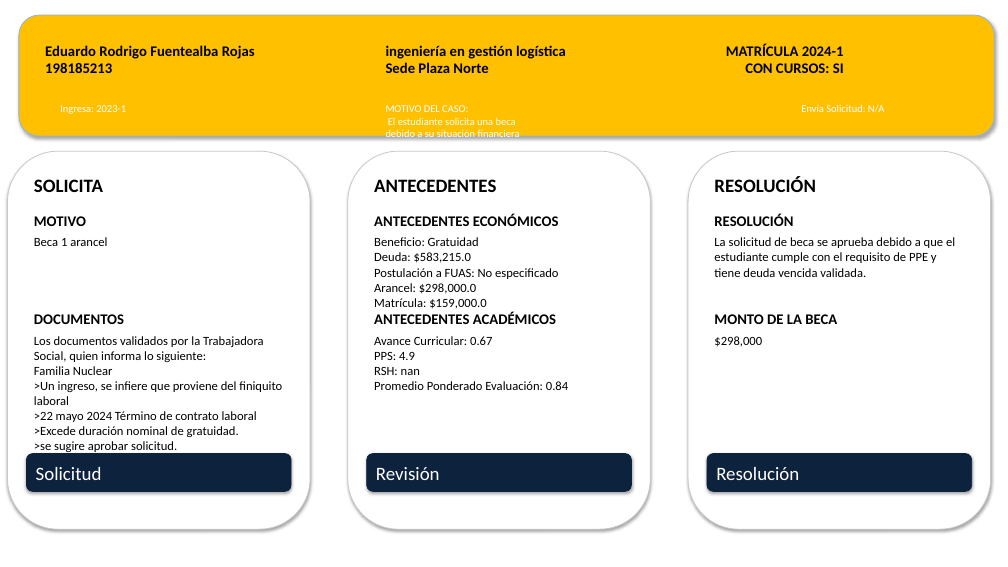
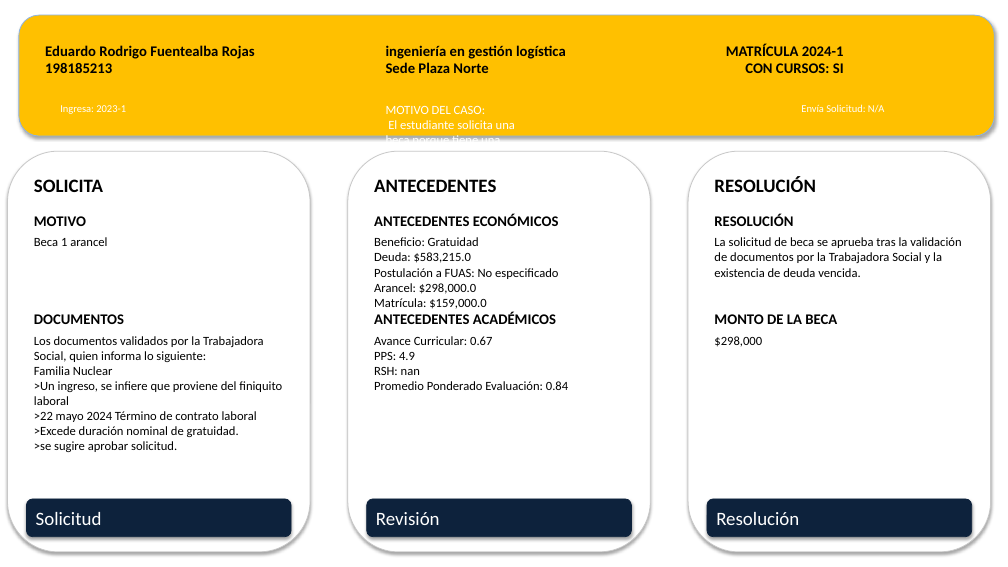
Before and after one commit to davidtroncosop/revdoc_ppt, a slide deck: slide 10 of propuestas_resolucion.pptx. Drawn at 1008x567 pixels with LibreOffice and Linux fonts; fonts in the diff are those of the drawing. Boxes give left, top, right and bottom in pixels: in the first picture for what was removed or moved away, otherwise in the second. Text is boxed around its words. In the diff, an @@ line names an element or a change of style, - is before the commit and + after.

Commit message:
más espacio para la revisón de documentos

```diff
--- a/propuestas_resolucion.pptx
+++ b/propuestas_resolucion.pptx
@@ text at [386, 106, 515, 193]: text changed; size 10 to 12 pt @@
-MOTIVO DEL CASO:
-El estudiante solicita una beca debido a su situación financiera y se sugiere aprobar la solicitud por su deuda.
+MOTIVO DEL CASO:
+El estudiante solicita una beca porque tiene una deuda vencida y cumple con los requisitos establecidos.
@@ rounded rectangle: place and size @@
-rounded rectangle at [8, 151, 310, 529]
+rounded rectangle at [8, 151, 310, 552]
@@ rounded rectangle: place and size @@
-rounded rectangle at [348, 151, 650, 529]
+rounded rectangle at [348, 151, 650, 552]
@@ rounded rectangle: place and size @@
-rounded rectangle at [688, 151, 991, 529]
+rounded rectangle at [688, 151, 991, 552]
@@ text at [714, 237, 961, 277]: text changed @@
-La solicitud de beca se aprueba debido a que el estudiante cumple con el requisito de PPE y tiene deuda vencida validada.
+La solicitud de beca se aprueba tras la validación de documentos por la Trabajadora Social y la existencia de deuda vencida.
@@ 3 rounded rectangles: place and size @@
-3 rounded rectangles at [26, 454, 972, 492]
+3 rounded rectangles at [26, 499, 972, 537]
```
Also in this commit, not shown: 28 other slides changed, 2 other files.
